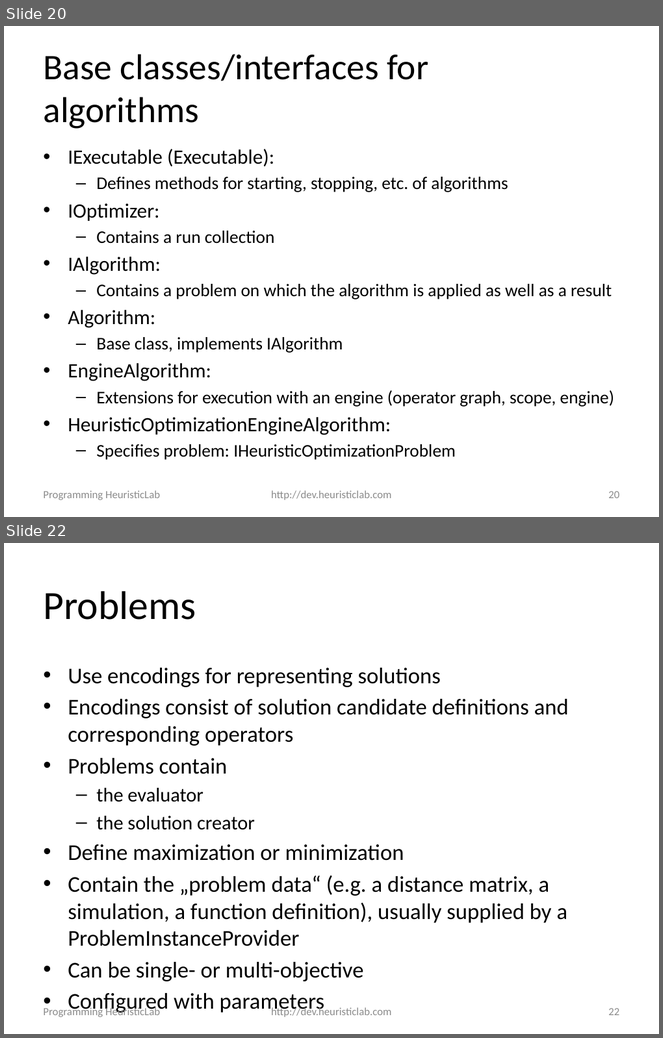
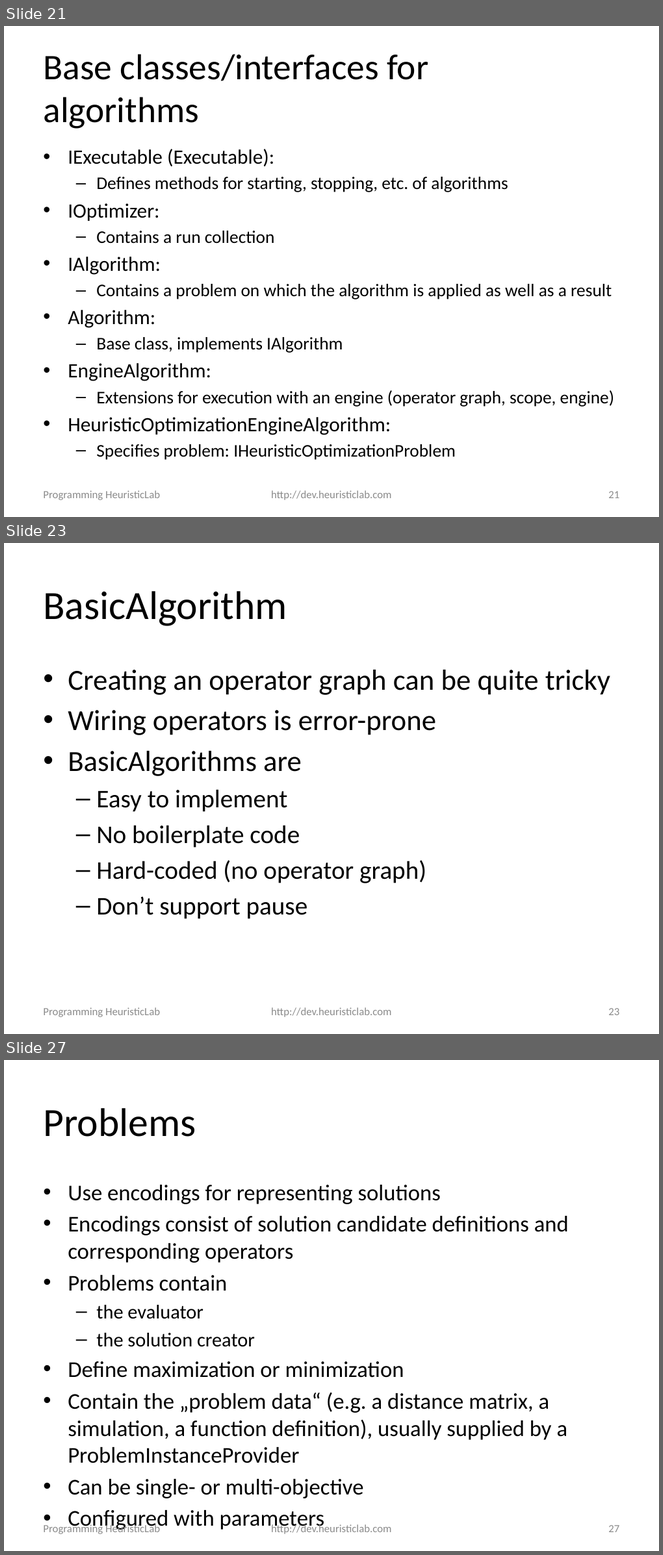
Before and after one commit to heal-research/HeuristicLab, a slide deck: documentation/Tutorials/Programming HeuristicLab - Algorithms and Problems.pptx. Shown one above the other, each under a label of ours: slides 20 and 22 before the commit, slides 21, 23 and 27 after it; the slides between them are not shown. The pictures are 663x1038 and 663x1555 pixels, drawn with LibreOffice and Linux fonts; fonts in the diff are those of the drawing; background and template pictures are left out. Boxes give left, top, right and bottom in pixels: in the first picture for what was removed or moved away, otherwise in the second. Text is boxed around its words. In the diff, an @@ line names an element or a change of style, - is before the commit and + after.

Commit message:
#2317 added slides for basic alg/problem to Programming HL tutorial

```diff
--- a/documentation/Tutorials/Programming HeuristicLab - Algorithms and Problems.pptx
+++ b/documentation/Tutorials/Programming HeuristicLab - Algorithms and Problems.pptx
@@ slide 23 added at box(4, 543, 659, 1034), background #FFFFFF @@
@@ title added at box(43, 591, 287, 626), 44 pt, text #000000 @@
+BasicAlgorithm
@@ text added at box(68, 670, 610, 919), 32 pt, text #000000 @@
+• Creating an operator graph can be quite tricky
+• Wiring operators is error-prone
+• BasicAlgorithms are
+  – Easy to implement
+  – No boilerplate code
+  – Hard-coded (no operator graph)
+  – Don’t support pause
@@ text added at box(43, 1008, 160, 1017), 12 pt, text #8C8C8C @@
+Programming HeuristicLab
@@ text added at box(271, 1008, 392, 1017), 12 pt, text #8C8C8C @@
+http://dev.heuristiclab.com
@@ page number added at box(608, 1008, 620, 1016), 12 pt, text #8C8C8C @@
+23
@@ what was slide 20 is now slide 21 @@
@@ page number at box(608, 491, 620, 499): text changed @@
-20
+21
@@ what was slide 22 is now slide 27 @@
@@ page number at box(608, 1525, 620, 1533): text changed @@
-22
+27
```
Also in this commit, not shown: 4 slides changed, 9 other slides added, 1 other file.
